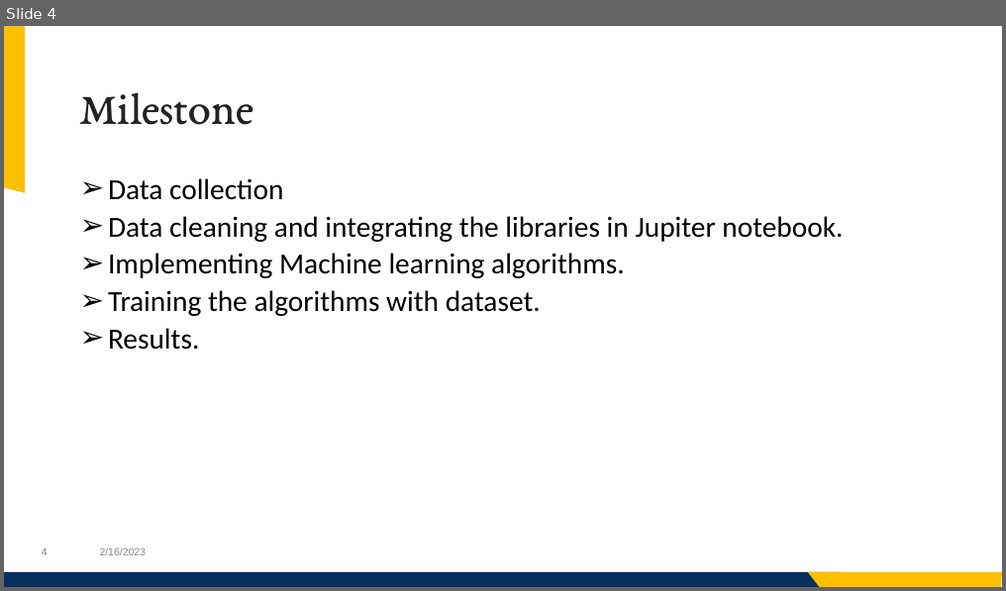
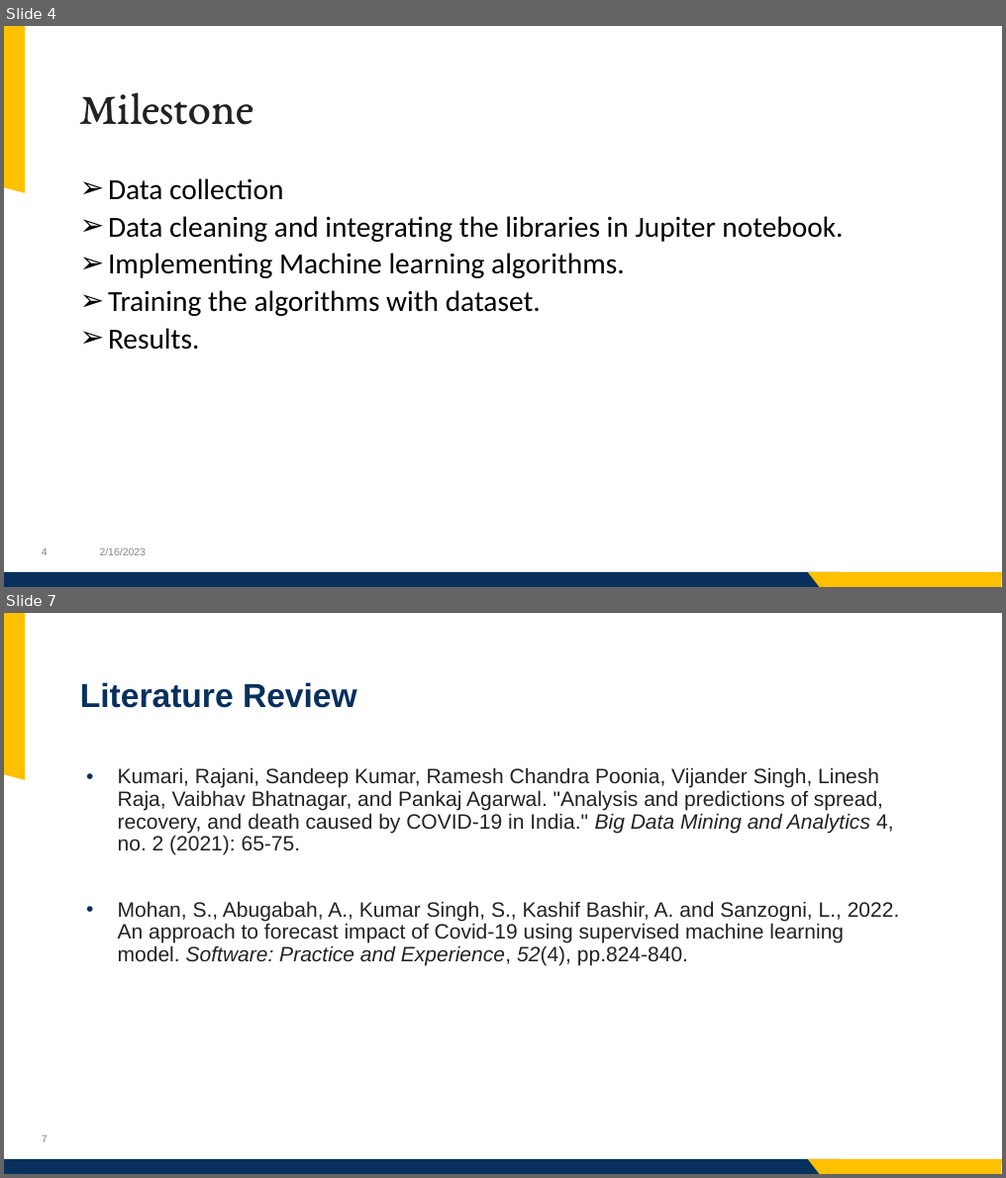
Before and after one commit to jashwanth08/SpringCapstone2023, a slide deck: presentataions/Presentation.pptx. Shown one above the other, each under a label of ours: slide 4 before the commit, slides 4 and 7 after it; the slides between them are not shown. The pictures are 1006x591 and 1006x1178 pixels, drawn with LibreOffice and Linux fonts; fonts in the diff are those of the drawing; background and template pictures are left out. Boxes give left, top, right and bottom in pixels: in the first picture for what was removed or moved away, otherwise in the second. Text is boxed around its words. In the diff, an @@ line names an element or a change of style, - is before the commit and + after.

Commit message:
Litrature Review

```diff
--- a/presentataions/Presentation.pptx
+++ b/presentataions/Presentation.pptx
@@ slide 7 added at box(4, 613, 1002, 1174), background picture (left out); not listed: 4 template elements that a slide beside it also shows @@
@@ title added at box(80, 682, 357, 708), 32 pt, text #07305D, bold @@
+Literature Review
@@ text added at box(118, 767, 900, 966), 20 pt, text #222222 @@
+• Kumari, Rajani, Sandeep Kumar, Ramesh Chandra Poonia, Vijander Singh, Linesh Raja, Vaibhav Bhatnagar, and Pankaj Agarwal. "Analysis and predictions of spread, recovery, and death caused by COVID-19 in India." Big Data Mining and Analytics 4, no. 2 (2021): 65-75.
+• Mohan, S., Abugabah, A., Kumar Singh, S., Kashif Bashir, A. and Sanzogni, L., 2022. An approach to forecast impact of Covid‐19 using supervised machine learning model. Software: Practice and Experience, 52(4), pp.824-840.
```
Also in this commit, not shown: 3 other slides added, 1 slide removed, 1 other file.
